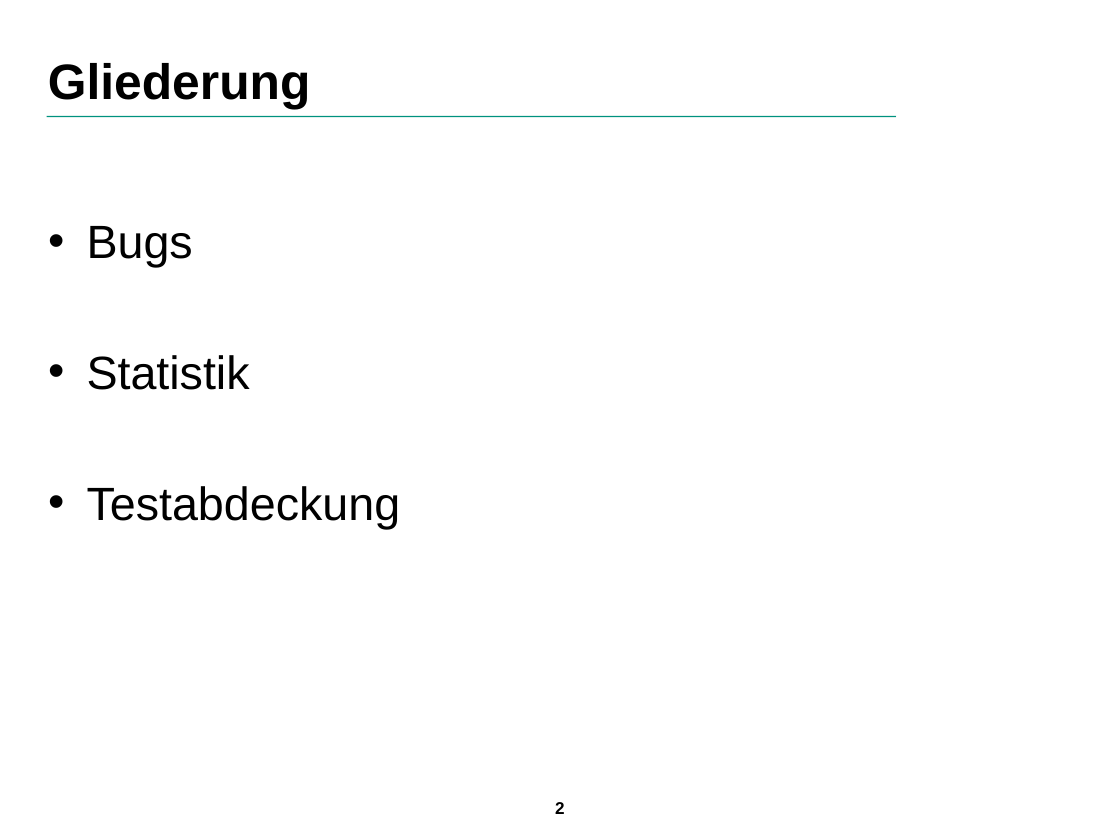
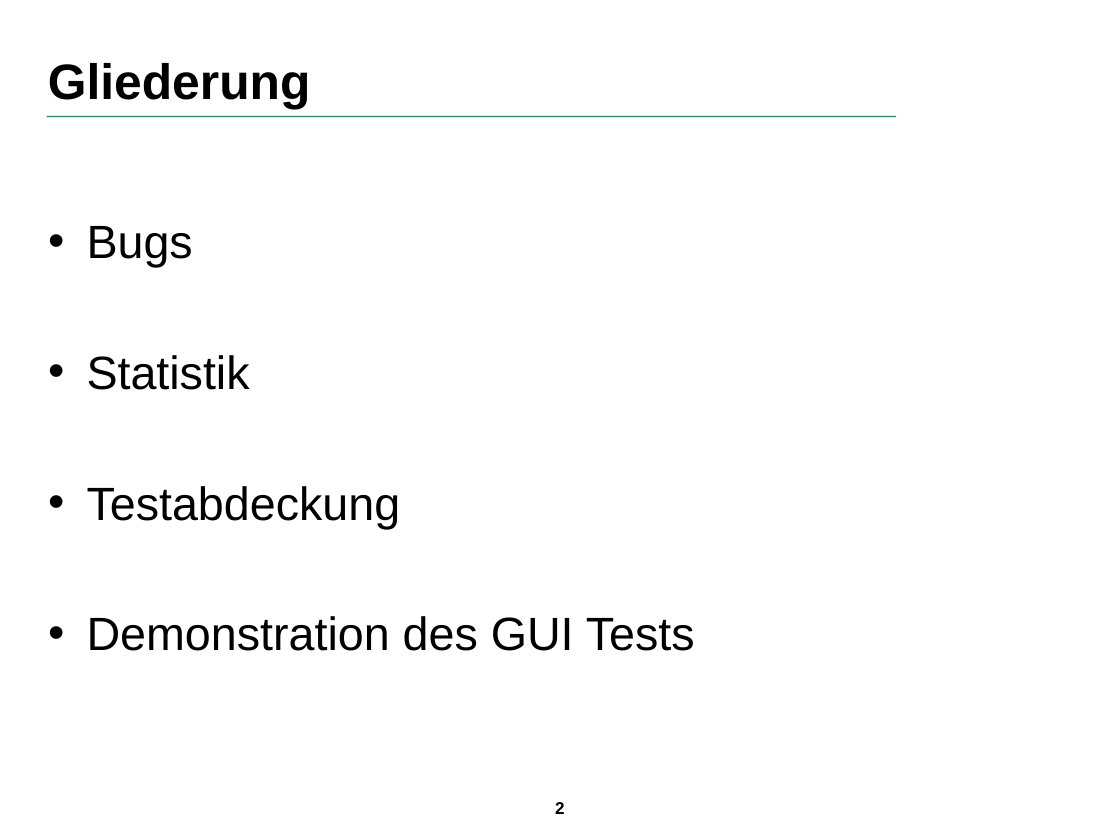
Before and after one commit to SuppenGeist/pse-ws1516-videoencoder-ta, a slide deck: slide 2 of Qualitätssicherung/Präsentation/Praesentation.odp. Drawn at 1120x840 pixels with LibreOffice and Linux fonts; fonts in the diff are those of the drawing; background and template pictures are left out. Boxes give left, top, right and bottom in pixels: in the first picture for what was removed or moved away, otherwise in the second. Text is boxed around its words. In the diff, an @@ line names an element or a change of style, - is before the commit and + after.

```diff
--- a/Qualitätssicherung/Präsentation/Praesentation.odp
+++ b/Qualitätssicherung/Präsentation/Praesentation.odp
@@ text at [87,616,695,651]: paragraph added @@
+• Demonstration des GUI Tests
```
Also in this commit, not shown: 4 other slides changed, 1 slide added.
